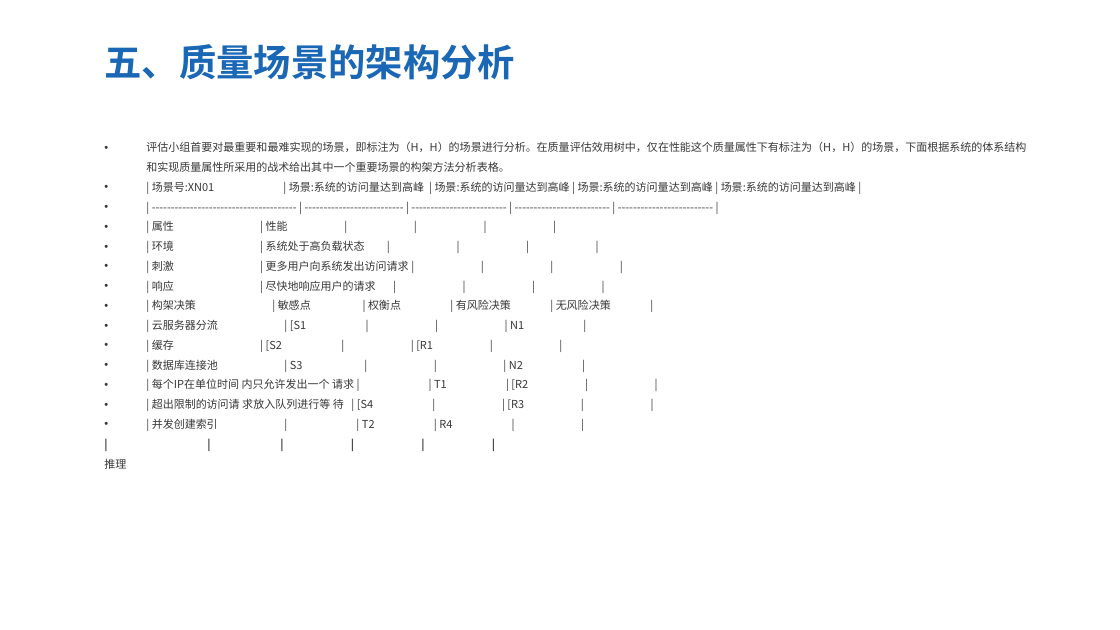
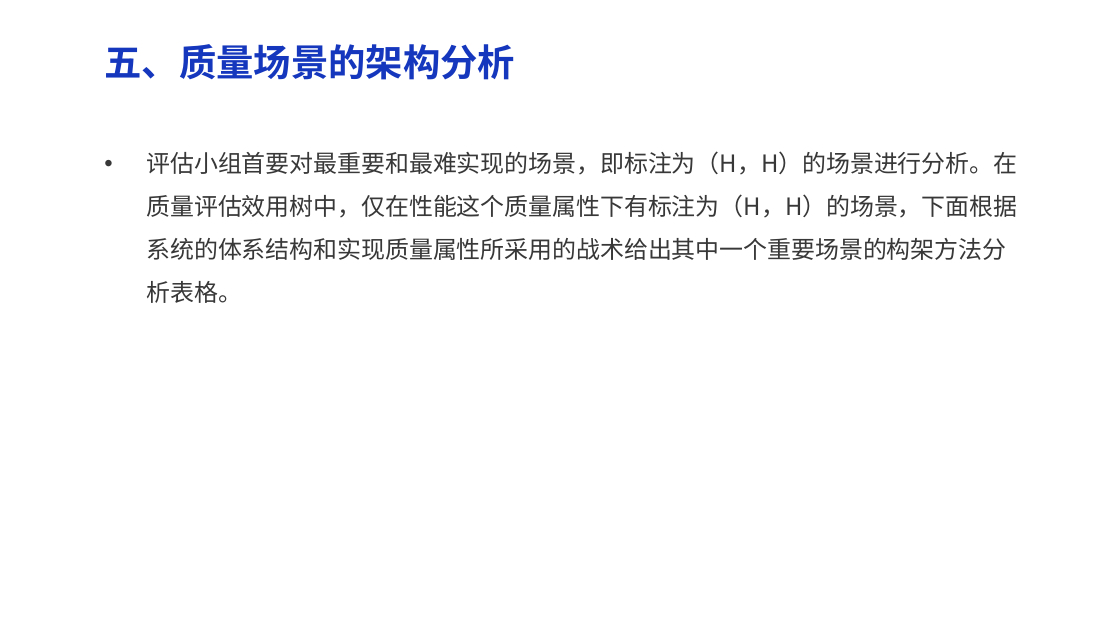
Before and after one commit to dekrt/SoftwareArchitecture, a slide deck: slide 22 of 架构评审-ArchitectureReview/架构评审-ArchitectureReview.pptx (slide 19 before the commit). Drawn at 1120x630 pixels with LibreOffice and Linux fonts; fonts in the diff are those of the drawing. Boxes give left, top, right and bottom in pixels: in the first picture for what was removed or moved away, otherwise in the second. Text is boxed around its words. In the diff, an @@ line names an element or a change of style, - is before the commit and + after.

```diff
--- a/架构评审-ArchitectureReview/架构评审-ArchitectureReview.pptx
+++ b/架构评审-ArchitectureReview/架构评审-ArchitectureReview.pptx
@@ text "五、质量场景的架构分析" at (104,44,515,80): text colour #1967B5 to #1537BE @@
@@ text "评估小组首要对最重要和最难实现的场景，即标注为（H，H）的场景进行分析。在质量评估效用树中，仅在性能这个质量属性下有标注 ..." at (146,151,1017,303): size 7 to 15.4 pt @@
@@ text at (104,182,856,469): paragraphs removed @@
-• | 场景号:XN01 | 场景:系统的访问量达到高峰 | 场景:系统的访问量达到高峰 | 场景:系统的访问量达到高峰 | 场景:系统的访问量达到高峰 |
-• | -------------------------------------- | -------------------------- | ------------------------- | ------------------------- | ------------------------- |
-• | 属性 | 性能 | | | |
-• | 环境 | 系统处于高负载状态 | | | |
-• | 刺激 | 更多用户向系统发出访问请求 | | | |
-• | 响应 | 尽快地响应用户的请求 | | | |
-• | 构架决策 | 敏感点 | 权衡点 | 有风险决策 | 无风险决策 |
-• | 云服务器分流 | [S1 | | | N1 |
-• | 缓存 | [S2 | | [R1 | |
-• | 数据库连接池 | S3 | | | N2 |
-• | 每个IP在单位时间 内只允许发出一个 请求 | | T1 | [R2 | |
-• | 超出限制的访问请 求放入队列进行等 待 | [S4 | | [R3 | |
-• | 并发创建索引 | | T2 | R4 | |
-• | | | | | |
-  推理
```
Also in this commit, not shown: 25 other slides changed, 8 slides added, 1 slide removed, 1 other file.
